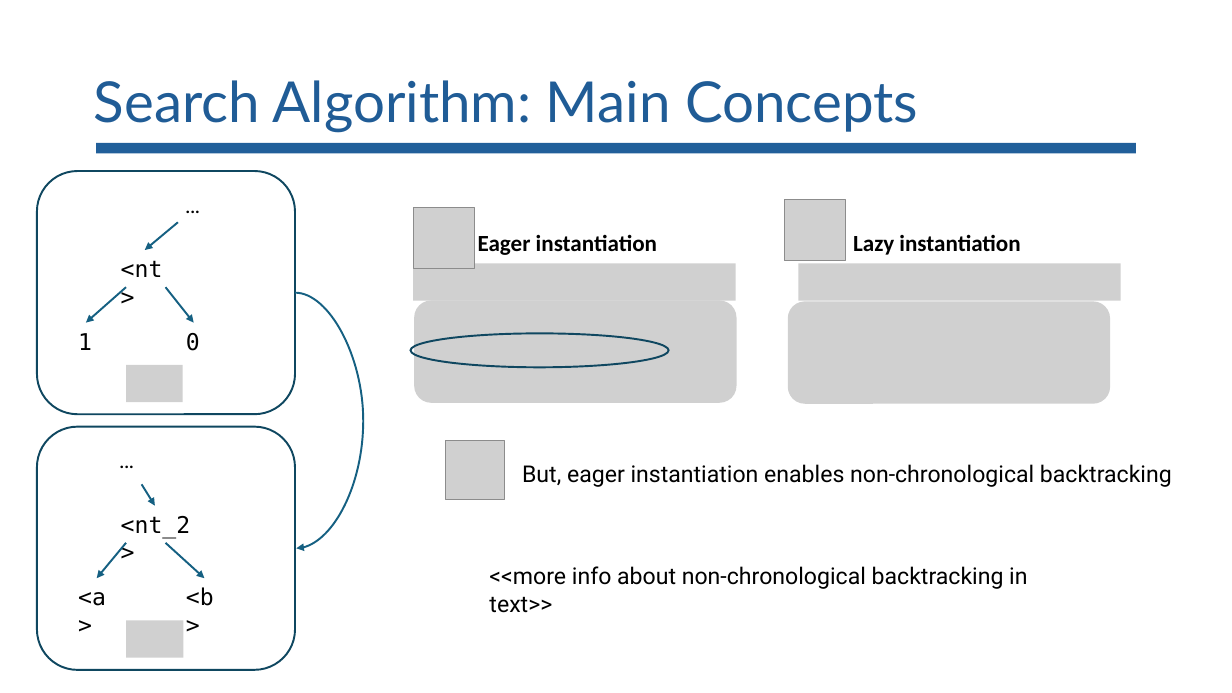
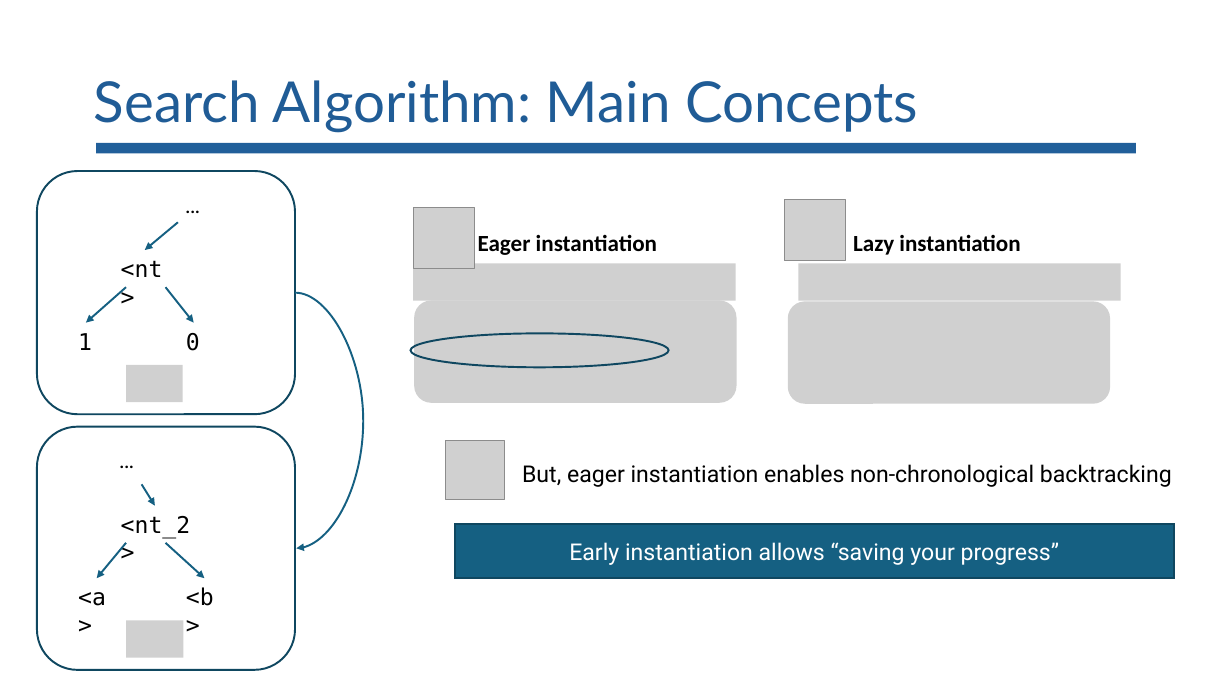
Before and after one commit to lorchrob/goblin_slides, a slide deck: slide 62 of goblin_slides.pptx. Drawn at 1232x693 pixels with LibreOffice and Linux fonts; fonts in the diff are those of the drawing; grey boxes stand for pictures. Boxes give left, top, right and bottom in pixels: in the first picture for what was removed or moved away, otherwise in the second. Text is boxed around its words. In the diff, an @@ line names an element or a change of style, - is before the commit and + after.

Commit message:
Slides

```diff
--- a/goblin_slides.pptx
+++ b/goblin_slides.pptx
@@ rectangle added at box(456, 524, 1175, 578), fill #156082, outline #104760 1.5 pt, 18 pt, text #FFFFFF @@
+Early instantiation allows “saving your progress”
@@ text removed at box(489, 566, 1027, 613) @@
-<<more info about non-chronological backtracking in text>>
```
Also in this commit, not shown: 2 other slides changed, 1 slide added.
